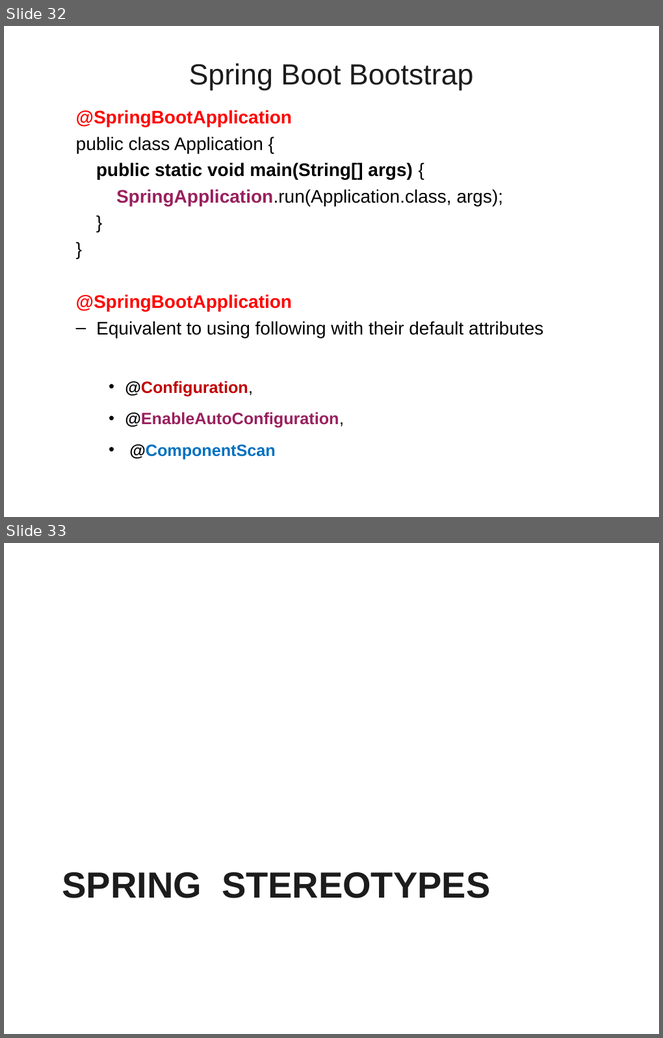
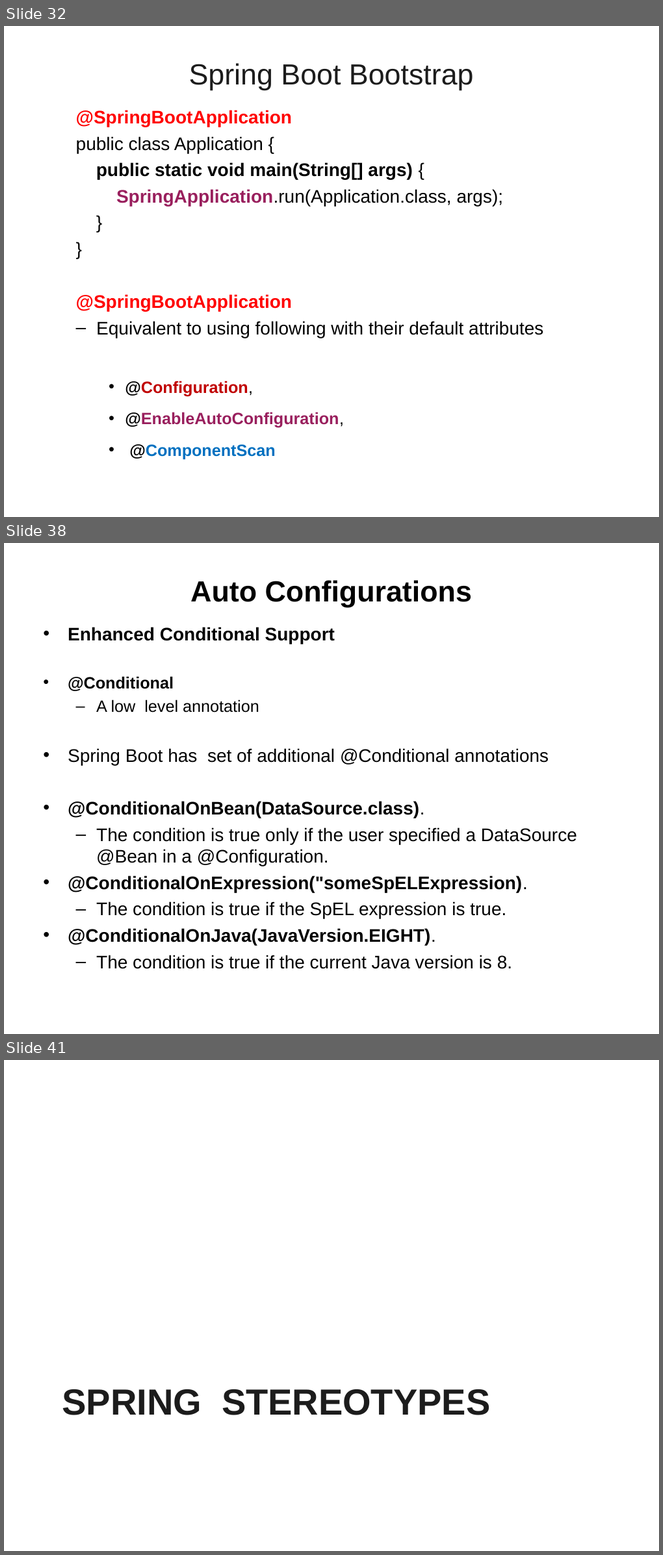
Before and after one commit to vatsanTraining/corejava, a slide deck: SpringBoot_Module1.ppt. Shown one above the other, each under a label of ours: slides 32 and 33 before the commit, slides 32, 38 and 41 after it; the slides between them are not shown. The pictures are 663x1038 and 663x1555 pixels, drawn with LibreOffice and Linux fonts; fonts in the diff are those of the drawing; background and template pictures are left out. Boxes give left, top, right and bottom in pixels: in the first picture for what was removed or moved away, otherwise in the second. Text is boxed around its words. In the diff, an @@ line names an element or a change of style, - is before the commit and + after.

```diff
--- a/SpringBoot_Module1.ppt
+++ b/SpringBoot_Module1.ppt
@@ slide 38 added at box(4, 543, 659, 1034), background picture (left out) @@
@@ title added at box(191, 580, 472, 607), 32 pt, text #000000, bold @@
+Auto Configurations
@@ text added at box(68, 627, 577, 969), 20 pt, text #000000 @@
+• Enhanced Conditional Support
+• @Conditional
+  – A low level annotation
+• Spring Boot has set of additional @Conditional annotations
+• @ConditionalOnBean(DataSource.class).
+  – The condition is true only if the user specified a DataSource @Bean in a @Configuration.
+• @ConditionalOnExpression("someSpELExpression).
+  – The condition is true if the SpEL expression is true.
+• @ConditionalOnJava(JavaVersion.EIGHT).
+  – The condition is true if the current Java version is 8.
@@ what was slide 33 is now slide 41 @@
```
Also in this commit, not shown: 1 slide changed, 7 other slides added.
